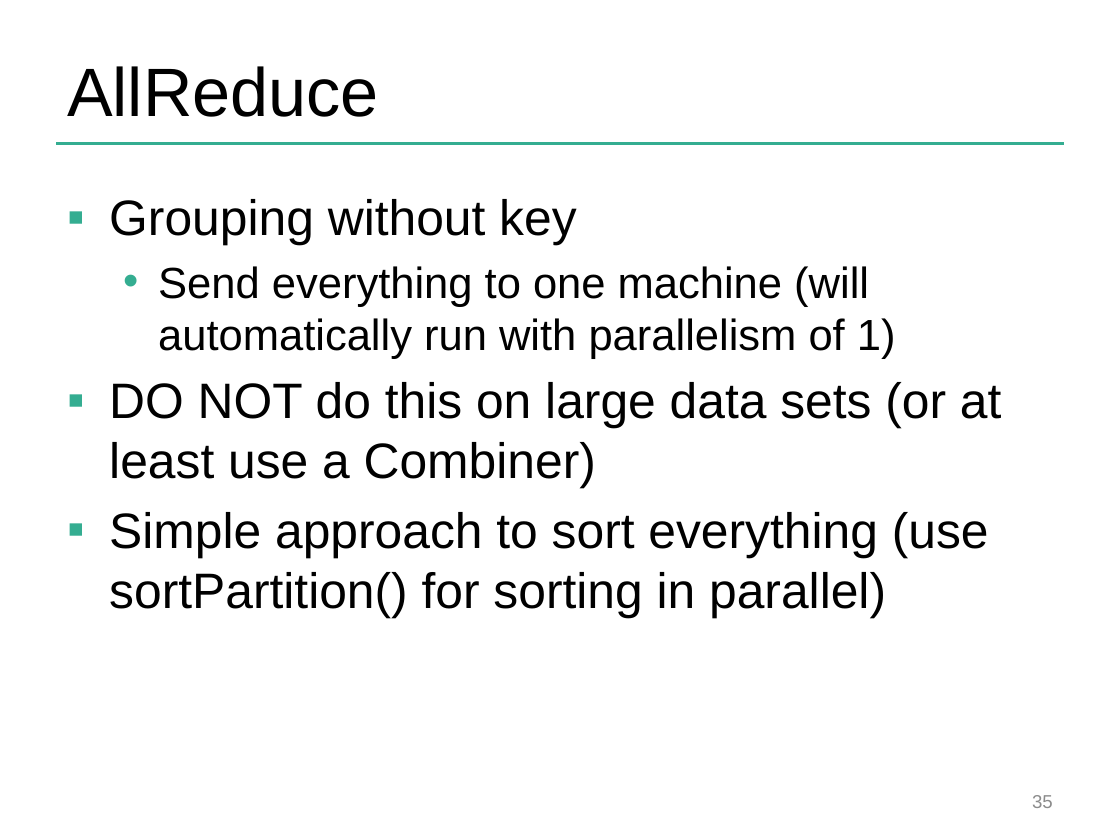
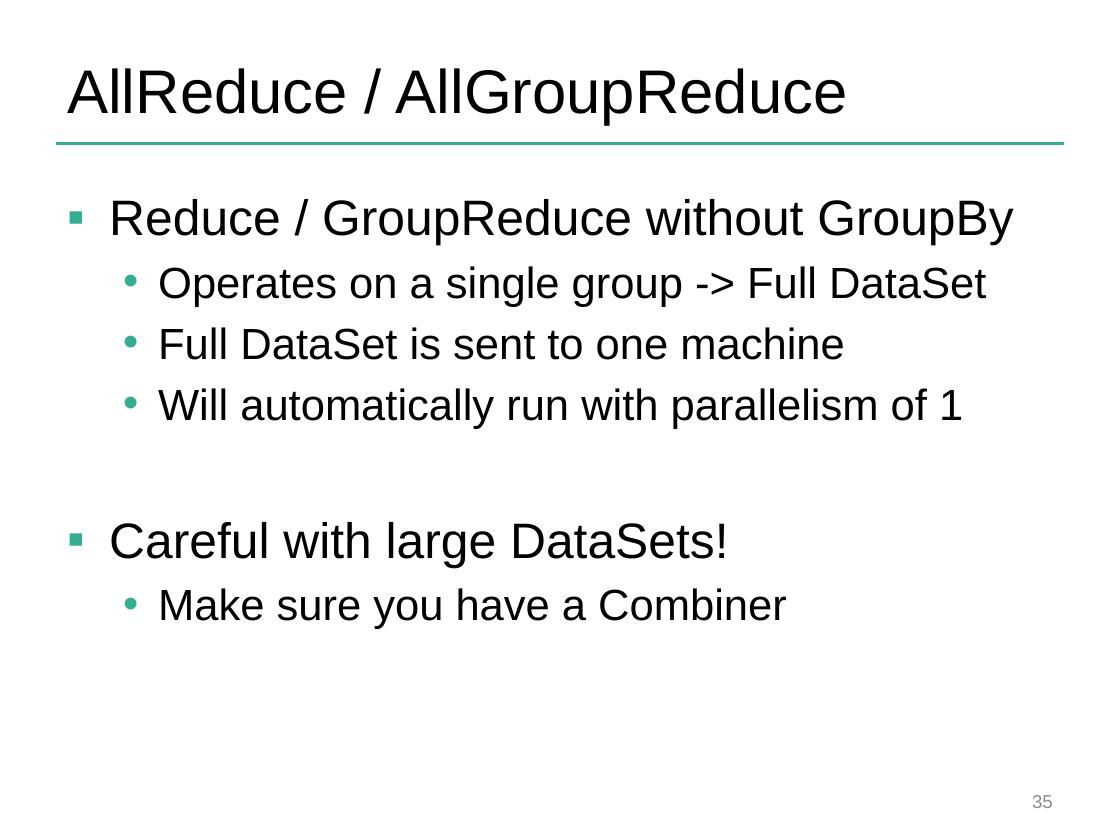
Before and after one commit to dataArtisans/flink-training-web, a slide deck: slide 35 of slides/flink_batch_advanced.pptx. Drawn at 1120x840 pixels with LibreOffice and Linux fonts; fonts in the diff are those of the drawing; background and template pictures are left out. Boxes give left, top, right and bottom in pixels: in the first picture for what was removed or moved away, otherwise in the second. Text is boxed around its words. In the diff, an @@ line names an element or a change of style, - is before the commit and + after.

```diff
--- a/slides/flink_batch_advanced.pptx
+++ b/slides/flink_batch_advanced.pptx
@@ title at [67,68,848,125]: text changed; size 44 to 39.6 pt @@
-AllReduce
+AllReduce / AllGroupReduce
@@ text at [109,199,1013,629]: text changed; size 32 to 28 pt @@
-▪ Grouping without key
-  • Send everything to one machine (will automatically run with parallelism of 1)
-▪ DO NOT do this on large data sets (or at least use a Combiner)
-▪ Simple approach to sort everything (use sortPartition() for sorting in parallel)
+▪ Reduce / GroupReduce without GroupBy
+  • Operates on a single group -> Full DataSet
+  • Full DataSet is sent to one machine
+  • Will automatically run with parallelism of 1
+▪ Careful with large DataSets!
+  • Make sure you have a Combiner
```
Also in this commit, not shown: 34 other slides changed, 12 slides added, 16 slides removed.
